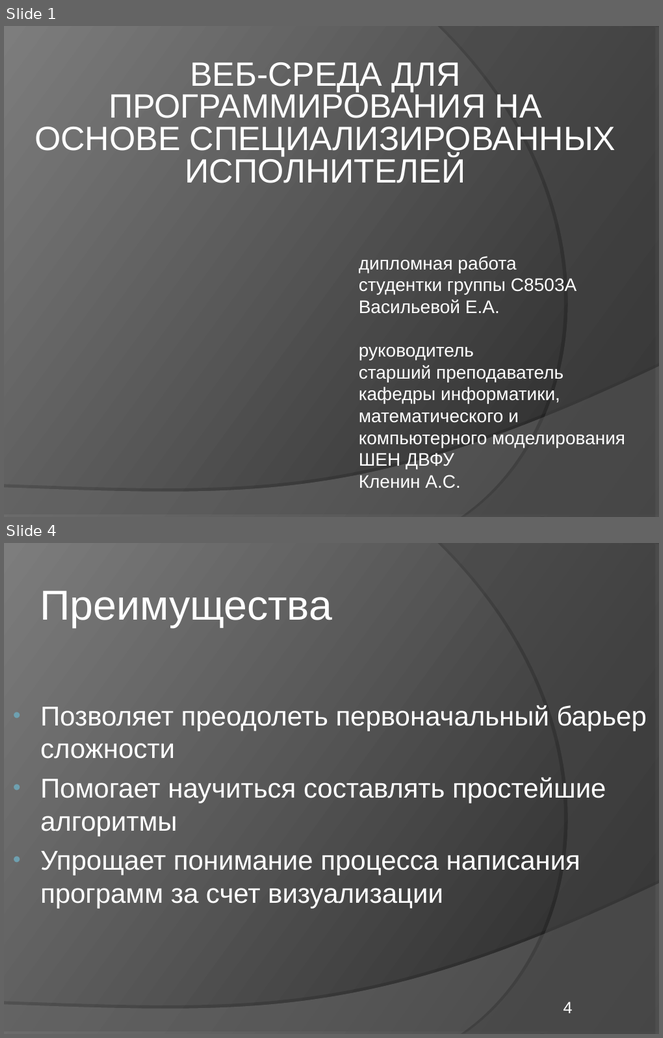
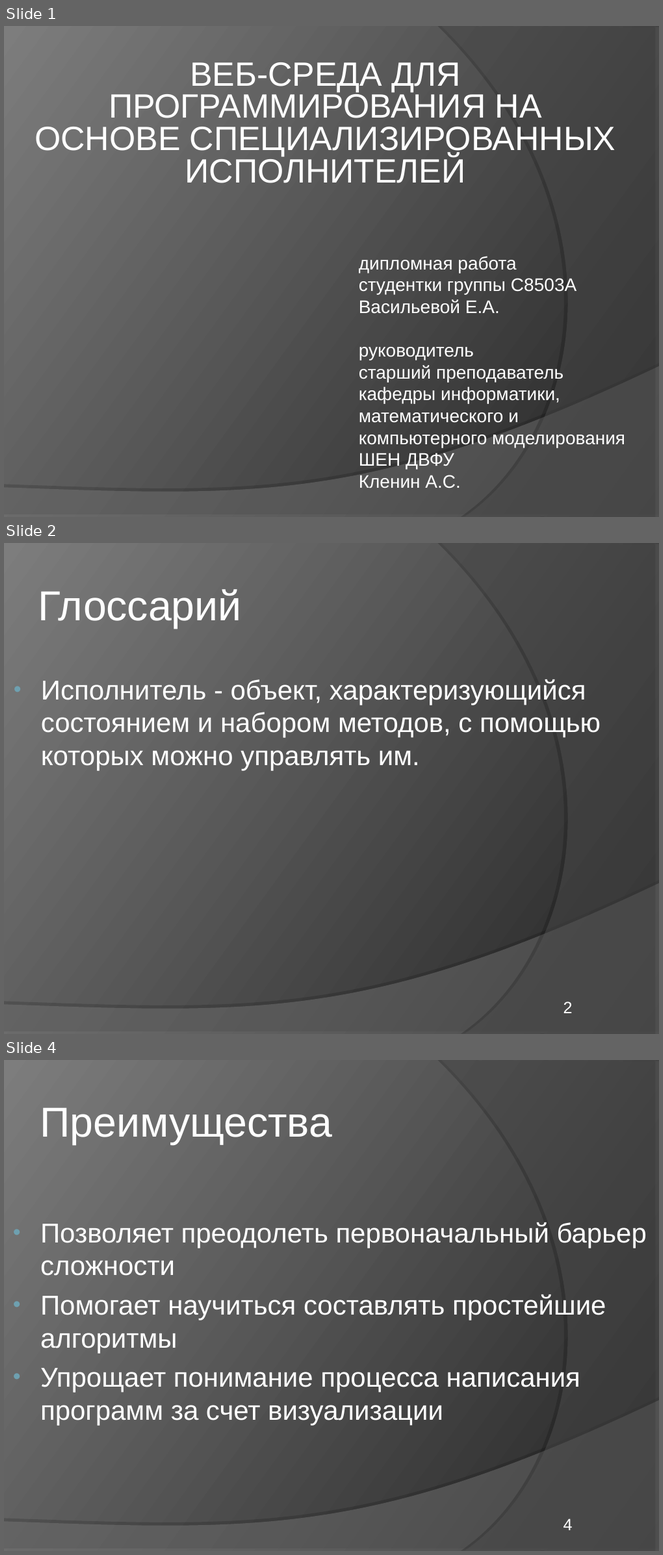
Before and after one commit to elvslv/DiplomaReport, a slide deck: C8503A_Vasilyeva_presentation.ppt. Shown one above the other, each under a label of ours: slides 1 and 4 before the commit, slides 1, 2 and 4 after it; the slides between them are not shown. The pictures are 663x1038 and 663x1555 pixels, drawn with LibreOffice and Linux fonts; fonts in the diff are those of the drawing. Boxes give left, top, right and bottom in pixels: in the first picture for what was removed or moved away, otherwise in the second. Text is boxed around its words. In the diff, an @@ line names an element or a change of style, - is before the commit and + after.

```diff
--- a/C8503A_Vasilyeva_presentation.ppt
+++ b/C8503A_Vasilyeva_presentation.ppt
@@ slide 2 added at [4,543,659,1034], background gradient #242424 to #7D7D7D; not listed: 2 template elements that a slide beside it also shows @@
@@ text added at [38,589,242,628], 46 pt, text #FFFFFF @@
+Глоссарий
@@ text added at [41,679,601,771], 30 pt, text #FFFFFF @@
+• Исполнитель - объект, характеризующийся состоянием и набором методов, с помощью которых можно управлять им.
@@ page number added at [564,1002,573,1014], 18 pt, text #FFFFFF @@
+2
```
Also in this commit, not shown: 4 slides changed, 2 other slides added, 6 slides removed, 1 other file.
